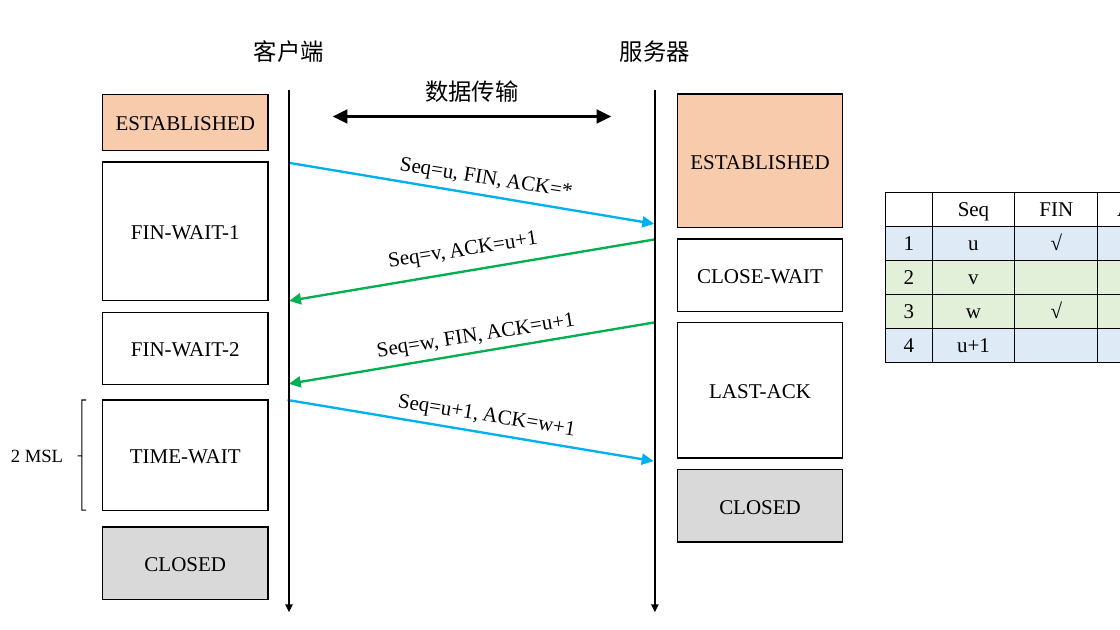
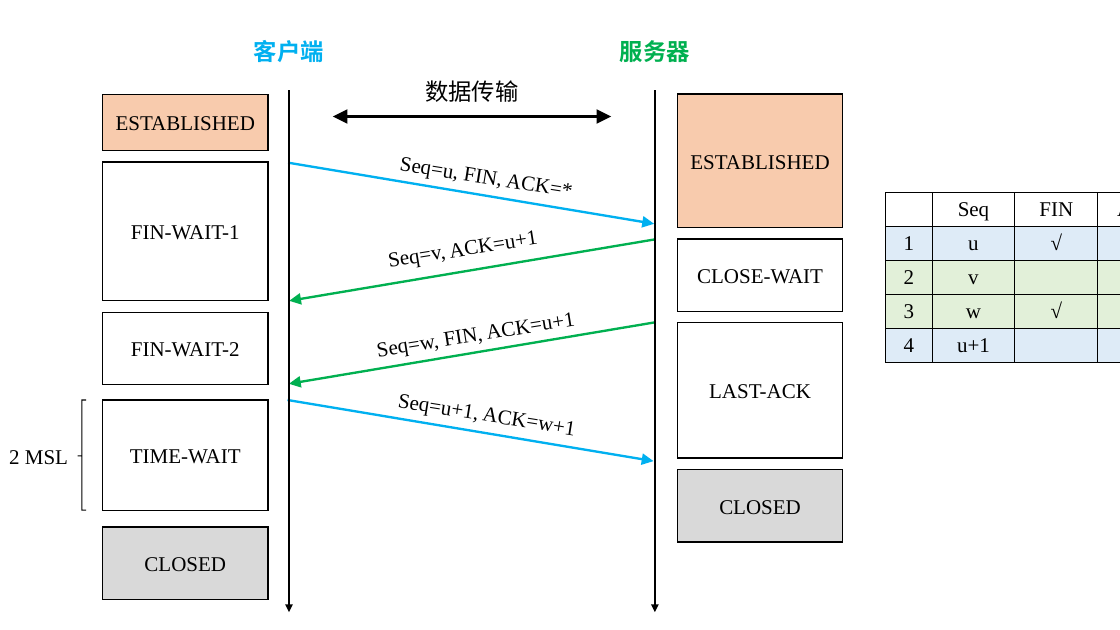
Before and after one commit to Hansimov/cs-interviews, a slide deck: slide 3 of 后台开发面经_示意图.pptx. Drawn at 1120x630 pixels with LibreOffice and Linux fonts; fonts in the diff are those of the drawing. Boxes give left, top, right and bottom in pixels: in the first picture for what was removed or moved away, otherwise in the second. Text is boxed around its words. In the diff, an @@ line names an element or a change of style, - is before the commit and + after.

```diff
--- a/后台开发面经_示意图.pptx
+++ b/后台开发面经_示意图.pptx
@@ text "客户端" at [254, 40, 324, 62]: text colour #000000 to #00B0F0, bold on @@
@@ text "服务器" at [620, 40, 690, 62]: text colour #000000 to #00B050, bold on @@
@@ text "2 MSL" at [9, 450, 68, 465]: size 16 to 18 pt @@
```
Also in this commit, not shown: 2 other files.
